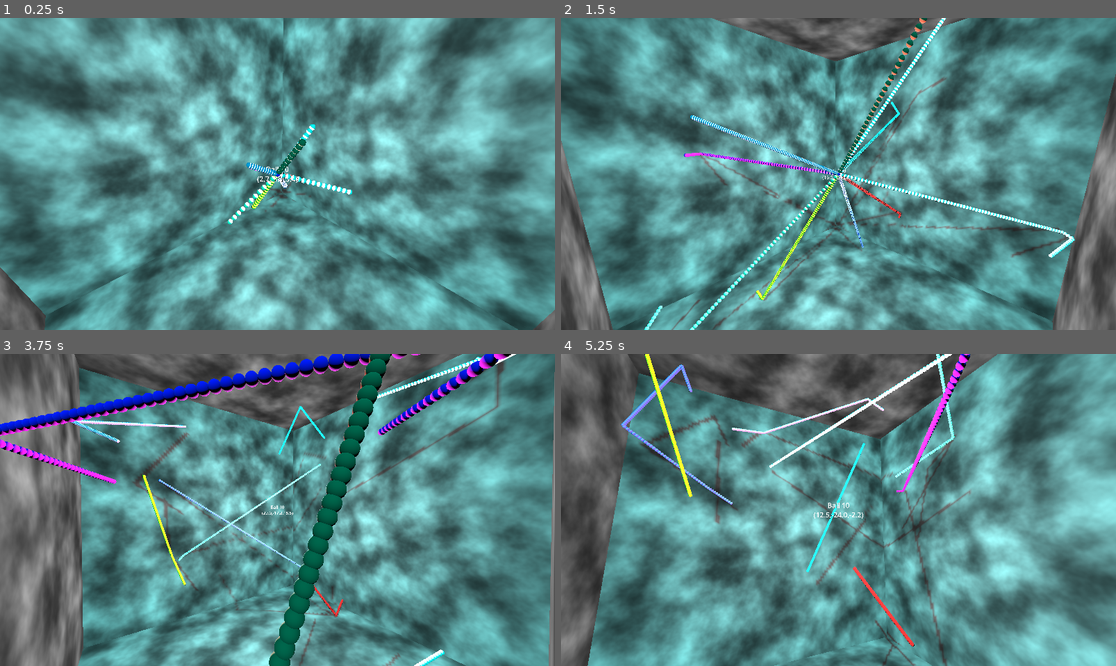
Above: before the commit, frames 1-4 (two rows, left to right).
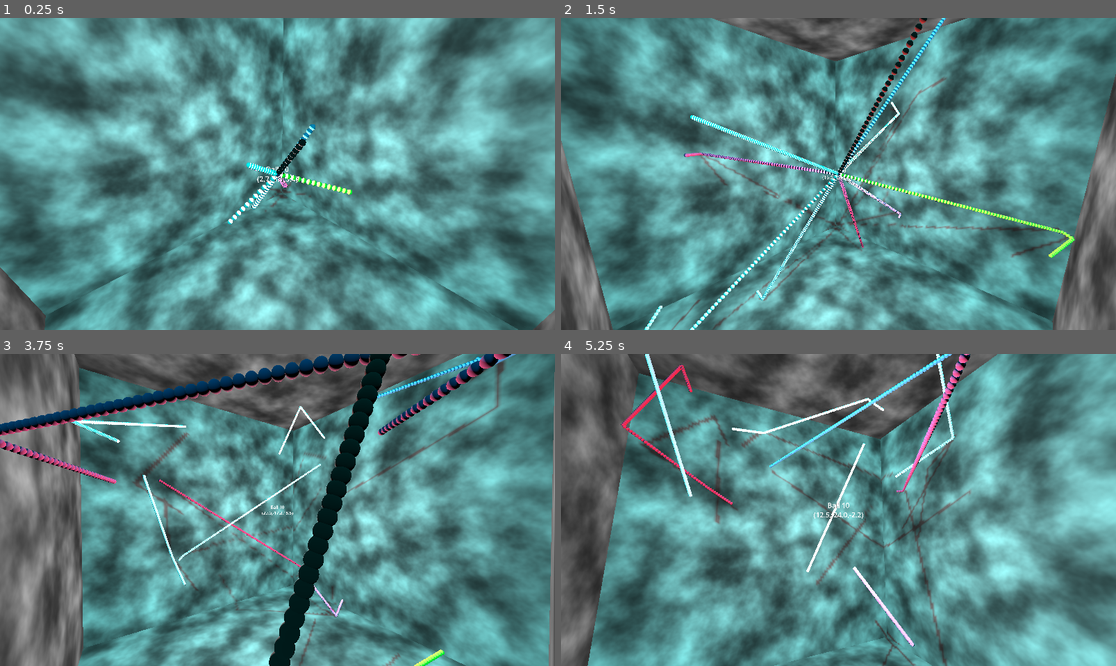
Above: after the commit, the same moments.

Repository: kasworld/gd4game3d
Game: Godot game, scene res://main.tscn
Two runs of this game, one before a commit and one after it. Both use one fixed random seed, a clock stepped at 60 frames per second and the inputs below.
Inputs:
- Up to frame 1 (0.25 s): no input
- Up to frame 2 (1.5 s): no input
- Up to frame 3 (3.75 s): no input
- Up to frame 4 (5.25 s): no input

The runs differ from the first frame. In frame 1, 0.6% of the frame differs, in the area x 41-64%, y 34-67%; in frame 2, 2.7%; in frame 3, 8.4%, in the area x 0-93%, y 0-100%; in frame 4, 2.5%.

Commit message:
share mesh material

Diff:
--- a/ball/ball.gd
+++ b/ball/ball.gd
@@ -1,41 +1,23 @@
 class_name Ball extends Node3D
 
 const SPEED_LIMIT :float = 100
-
 var velocity :Vector3
 var bounce_area :AABB
 var radius :float
-
-var sphere_count :int = 100
+var sphere_count :int
 var sphere_list = []
 var sphere_cursor :int
 
-var sp_mesh : Mesh
-var sp_mat :Material
-
-func init(ba :AABB, p :Vector3)->void:
+func init(ba :AABB, count :int, mesh :Mesh)->void:
 	bounce_area = ba
+	sphere_count = count
+	radius = mesh.radius
 	velocity = Vector3( (randf()-0.5)*SPEED_LIMIT,(randf()-0.5)*SPEED_LIMIT,(randf()-0.5)*SPEED_LIMIT)
-	radius = 0.5
-	make_mesh_mat()
 	for i in sphere_count:
-		#var sp = $Sphere.duplicate()
-		var sp = new_sphere()
+		var sp = MeshInstance3D.new()
+		sp.mesh = mesh
 		add_child(sp)
-		sp.position = p
 		sphere_list.append(sp)
-
-func make_mesh_mat():
-	sp_mesh = SphereMesh.new()
-	sp_mesh.radius = radius
-	sp_mat = StandardMaterial3D.new()
-	sp_mat.albedo_color = NamedColorList.color_list.pick_random()[0]
-	sp_mesh.material = sp_mat
-
-func new_sphere()->MeshInstance3D:
-	var sp = MeshInstance3D.new()
-	sp.mesh = sp_mesh
-	return sp
 
 func move(delta :float)->void:
 	var old_sphere = sphere_list[sphere_cursor%sphere_count]
--- a/main.gd
+++ b/main.gd
@@ -14,9 +14,20 @@
 
 func add_ball()->void:
 	var ball = ball_scene.instantiate()
-	ball.init( b_box, Vector3.ZERO )
+	ball.init( b_box, 100, new_mesh(0.5))
 	ball_list.append(ball)
 	add_child(ball)
+
+func new_mesh(r :float)->Mesh:
+	var mesh = SphereMesh.new()
+	mesh.radius = r
+	mesh.material = new_mat()
+	return mesh
+
+func new_mat()->Material:
+	var mat = StandardMaterial3D.new()
+	mat.albedo_color = NamedColorList.color_list.pick_random()[0]
+	return mat
 
 func _process(delta: float) -> void:
 	if ball_list.size() < BALL_COUNT:
